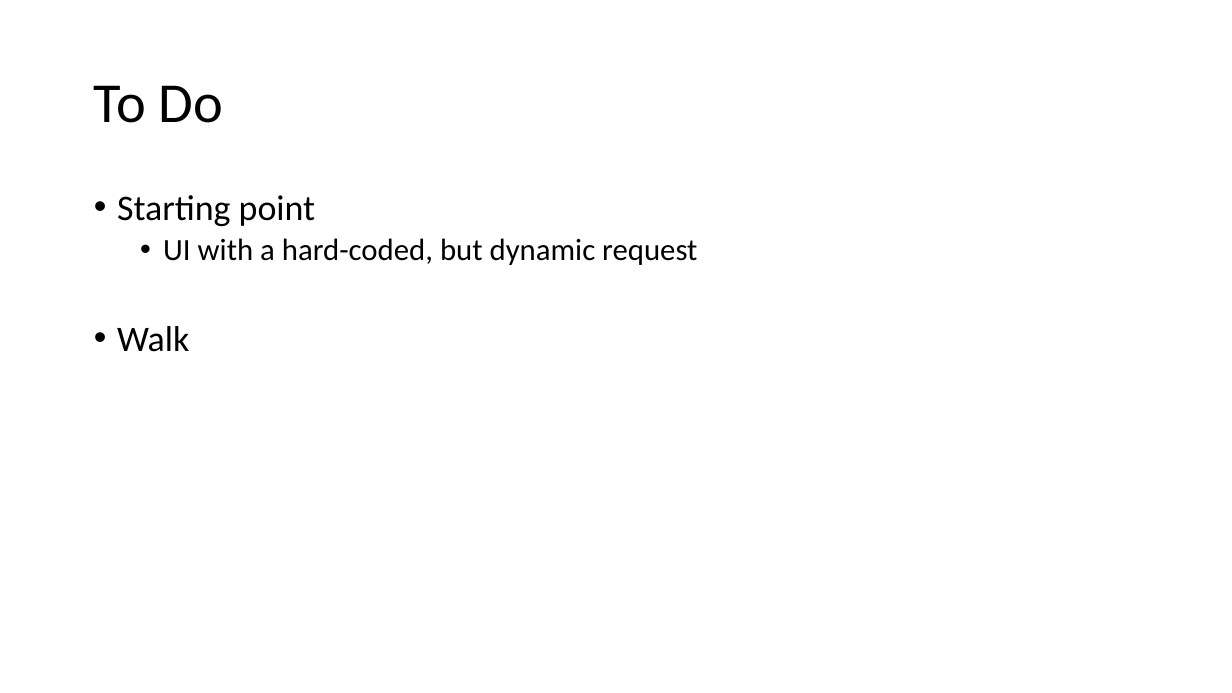
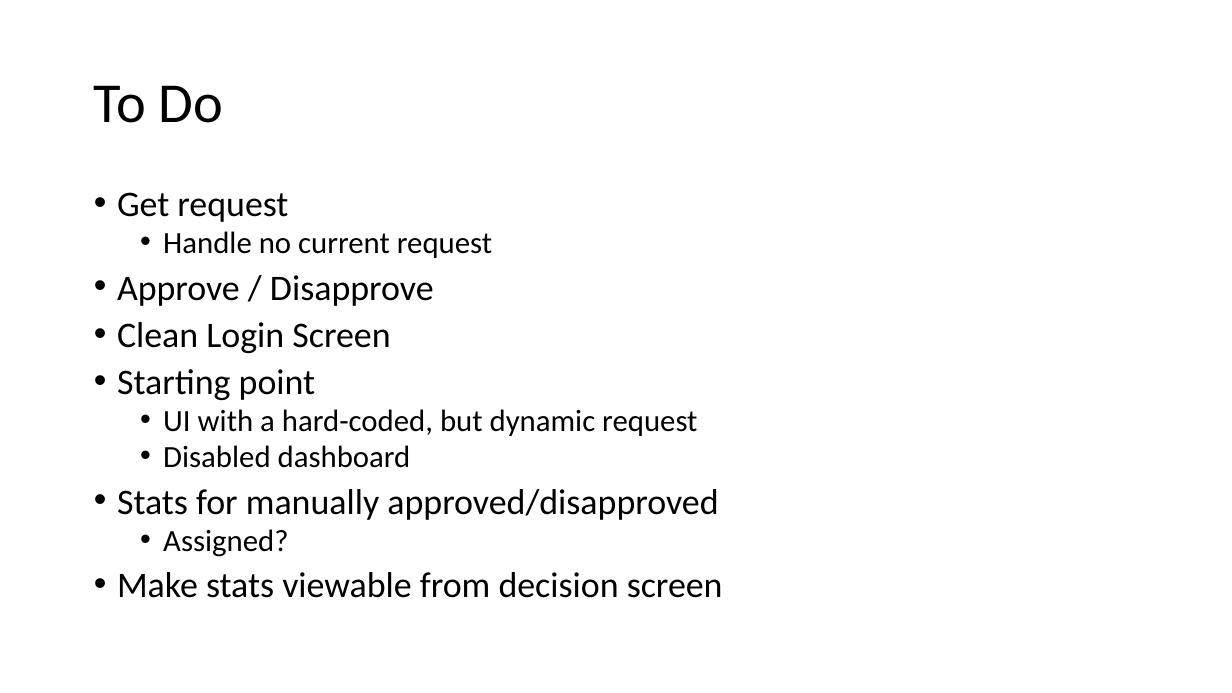
Before and after one commit to scottctr/EdaWorkshop, a slide deck: slide 34 of EventDrivenArchitectureWorkshop.pptx (slide 30 before the commit). Drawn at 1232x693 pixels with LibreOffice and Linux fonts; fonts in the diff are those of the drawing. Boxes give left, top, right and bottom in pixels: in the first picture for what was removed or moved away, otherwise in the second. Text is boxed around its words. In the diff, an @@ line names an element or a change of style, - is before the commit and + after.

```diff
--- a/EventDrivenArchitectureWorkshop.pptx
+++ b/EventDrivenArchitectureWorkshop.pptx
@@ text at bbox=[117, 192, 492, 353]: paragraphs added @@
+• Get request
+  • Handle no current request
+• Approve / Disapprove
+• Clean Login Screen
@@ text at bbox=[117, 369, 697, 436]: line spacing 0.9 to 0.8 @@
@@ text at bbox=[117, 445, 723, 598]: text changed @@
-• Walk
+  • Disabled dashboard
+• Stats for manually approved/disapproved
+  • Assigned?
+• Make stats viewable from decision screen
```
Also in this commit, not shown: 1 other slide changed, 7 slides added, 7 other files.
